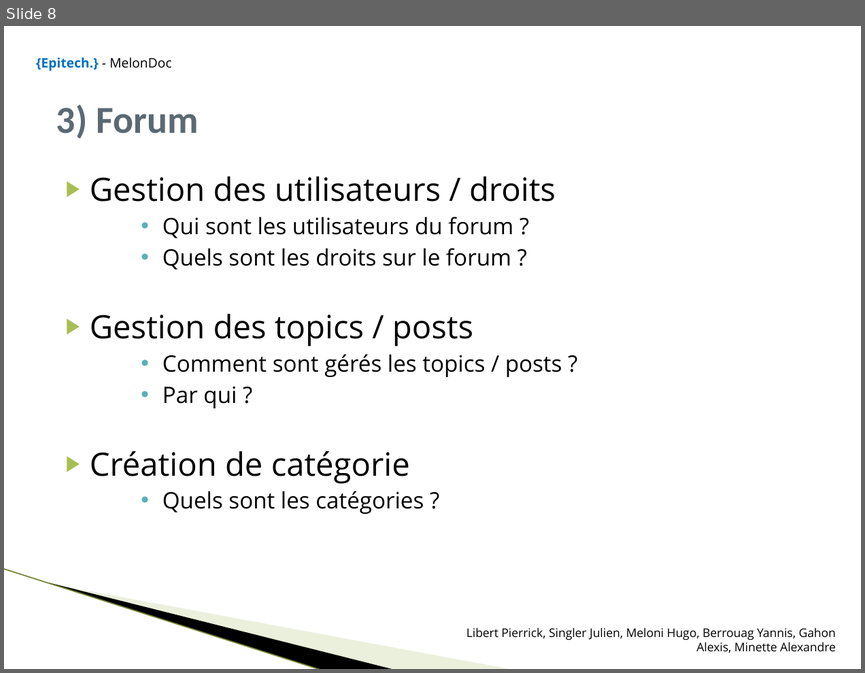
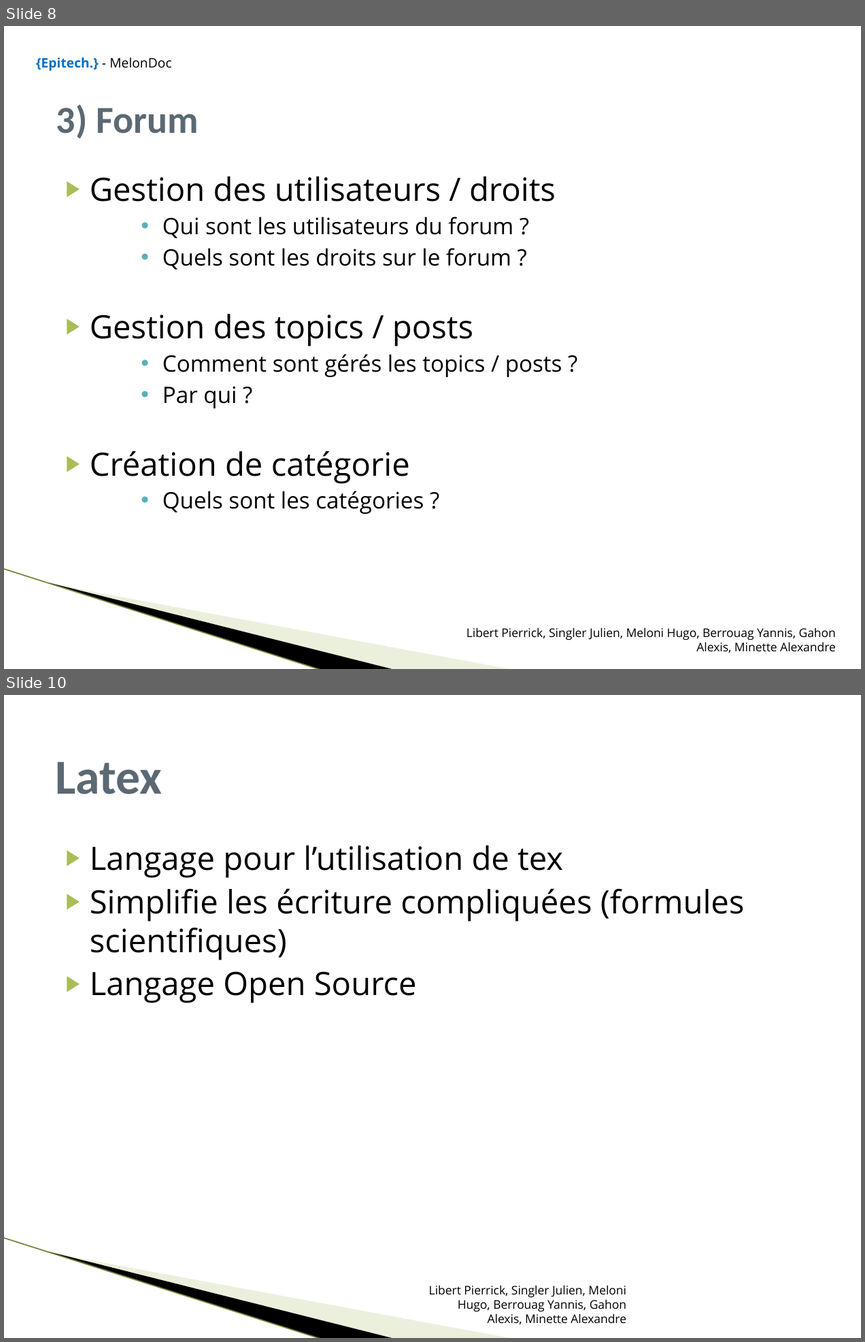
Before and after one commit to alex-min/melondoc, a slide deck: Documentation MelonDoc/Presentation_MelonDoc.pptx. Shown one above the other, each under a label of ours: slide 8 before the commit, slides 8 and 10 after it; the slides between them are not shown. The pictures are 865x673 and 865x1342 pixels, drawn with LibreOffice and Linux fonts; fonts in the diff are those of the drawing; background and template pictures are left out. Boxes give left, top, right and bottom in pixels: in the first picture for what was removed or moved away, otherwise in the second. Text is boxed around its words. In the diff, an @@ line names an element or a change of style, - is before the commit and + after.

```diff
--- a/Documentation MelonDoc/Presentation_MelonDoc.pptx
+++ b/Documentation MelonDoc/Presentation_MelonDoc.pptx
@@ slide 10 added at (4, 695, 861, 1338), background #FFFFFF; not listed: 3 template elements that a slide beside it also shows @@
@@ title added at (55, 762, 162, 794), 41 pt, text #5B6973, bold @@
+Latex
@@ text added at (90, 845, 745, 1003), 27 pt, text #000000 @@
+▶ Langage pour l’utilisation de tex
+▶ Simplifie les écriture compliquées (formules scientifiques)
+▶ Langage Open Source
@@ text added at (429, 1285, 626, 1325), 10 pt, text #000000 @@
+Libert Pierrick, Singler Julien, Meloni Hugo, Berrouag Yannis, Gahon Alexis, Minette Alexandre
```
Also in this commit, not shown: 1 slide changed, 3 other slides added.
